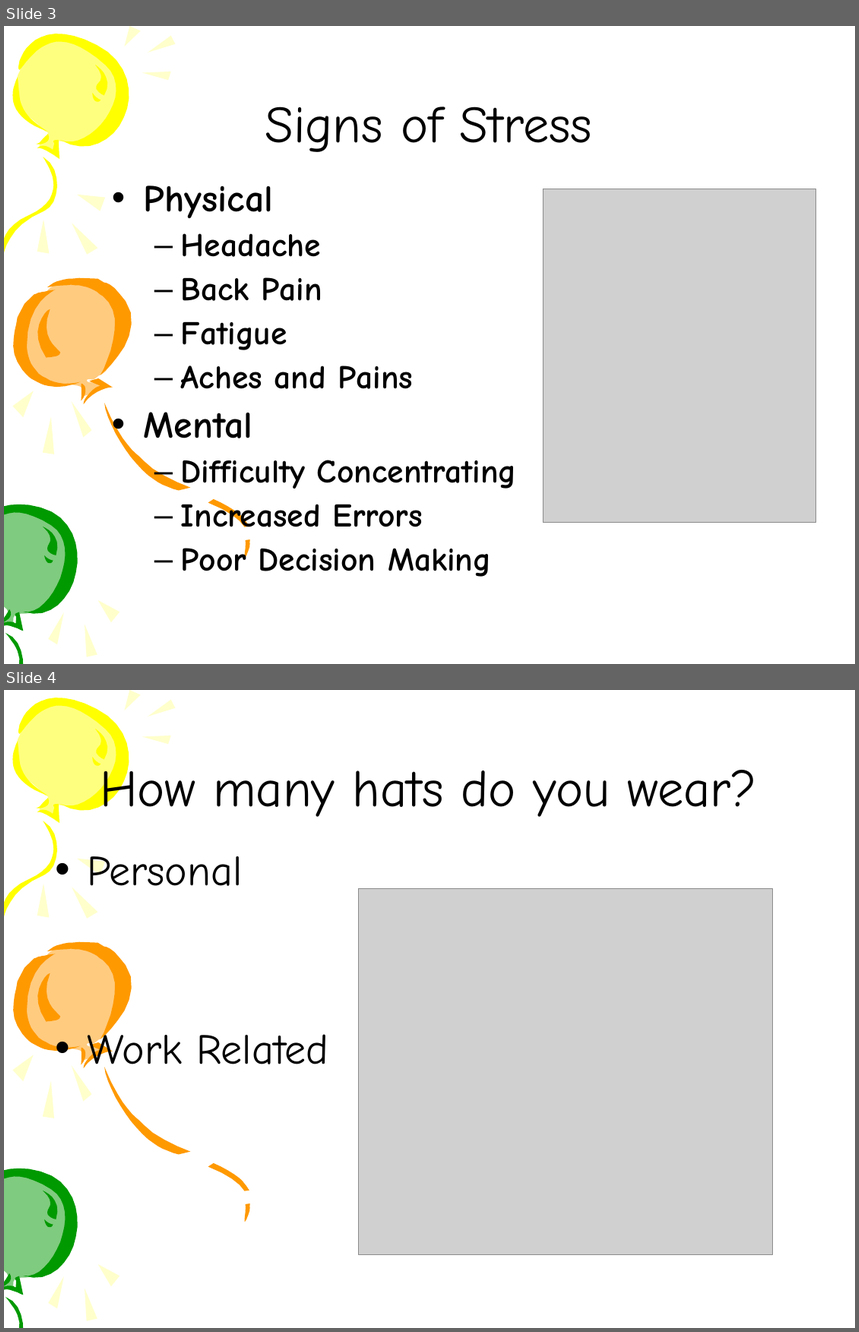
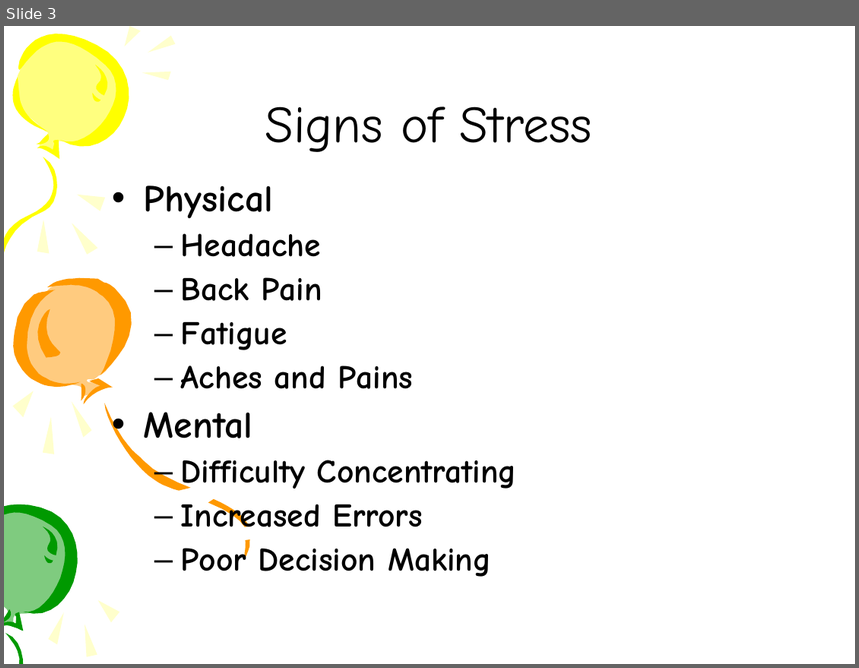
Before and after one commit to sangeethaN/springg, a slide deck: Keeping all your balloons in the air ksac2009.ppt. Shown one above the other, each under a label of ours: slides 3 and 4 before the commit, slide 3 after it. The pictures are 859x1332 and 859x668 pixels, drawn with LibreOffice and Linux fonts; fonts in the diff are those of the drawing; grey boxes stand for pictures. Boxes give left, top, right and bottom in pixels: in the first picture for what was removed or moved away, otherwise in the second. Text is boxed around its words. In the diff, an @@ line names an element or a change of style, - is before the commit and + after.

```diff
--- a/Keeping all your balloons in the air ksac2009.ppt
+++ b/Keeping all your balloons in the air ksac2009.ppt
@@ slide 4 removed at (4,690,855,1328), background #FFFFFF; not listed: 36 template elements that a slide beside it also shows @@
@@ title removed at (100,761,757,817) @@
-How many hats do you wear?
@@ text removed at (87,856,329,1078) @@
-• Personal
-• Work Related
@@ picture removed at (359,888,773,1255) @@
@@ slide 3 changed as well @@
@@ picture removed at (543,189,816,523) @@
```
Also in this commit, not shown: 13 other slides changed, 1 slide added, 4 other slides removed.
